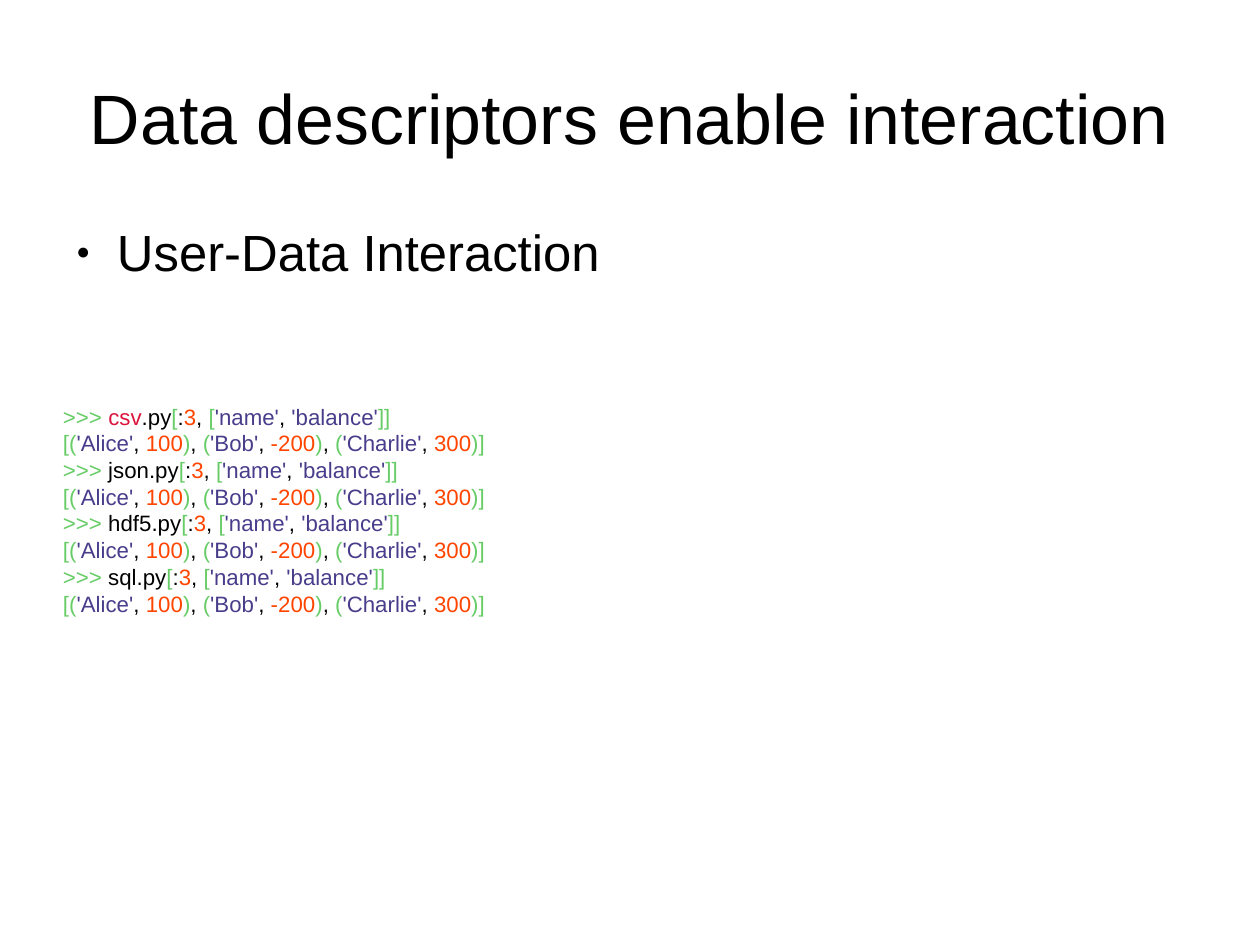
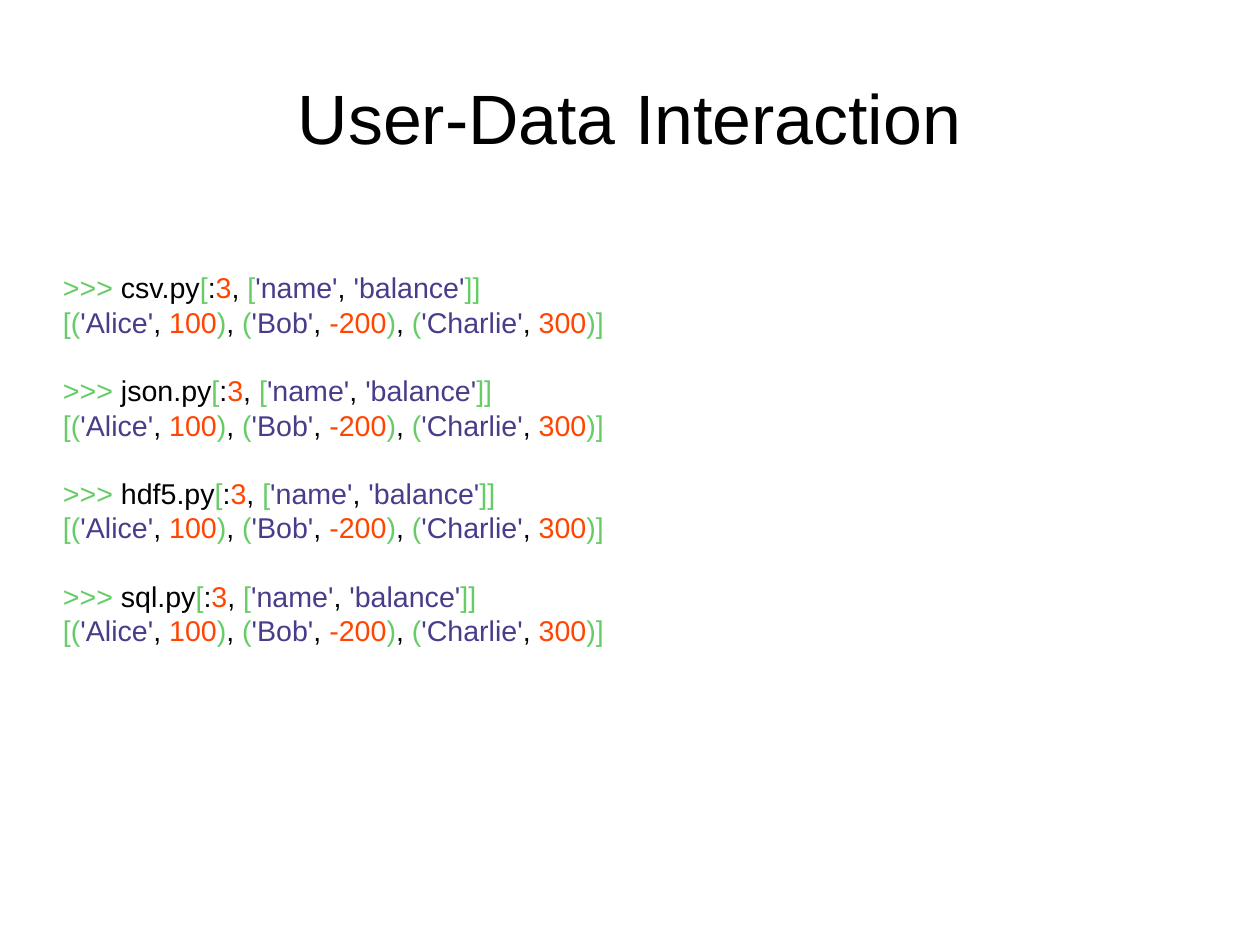
Before and after one commit to mrocklin/blaze-scipy-2014, a slide deck: slide 22 of SciPy2014Blaze.odp. Drawn at 1260x945 pixels with LibreOffice and Linux fonts; fonts in the diff are those of the drawing; background and template pictures are left out. Boxes give left, top, right and bottom in pixels: in the first picture for what was removed or moved away, otherwise in the second. Text is boxed around its words. In the diff, an @@ line names an element or a change of style, - is before the commit and + after.

Commit message:
More edits

```diff
--- a/SciPy2014Blaze.odp
+++ b/SciPy2014Blaze.odp
@@ title at box(298, 93, 961, 145): text changed @@
-Data descriptors enable interaction
+User-Data Interaction
@@ text at box(63, 277, 604, 647): text changed; size 14 to 18 pt @@
-● User-Data Interaction
->>> csv.py[:3, ['name', 'balance']]
-[('Alice', 100), ('Bob', -200), ('Charlie', 300)]
->>> json.py[:3, ['name', 'balance']]
-[('Alice', 100), ('Bob', -200), ('Charlie', 300)]
->>> hdf5.py[:3, ['name', 'balance']]
-[('Alice', 100), ('Bob', -200), ('Charlie', 300)]
->>> sql.py[:3, ['name', 'balance']]
-[('Alice', 100), ('Bob', -200), ('Charlie', 300)]
+>>> csv.py[:3, ['name', 'balance']]
+[('Alice', 100), ('Bob', -200), ('Charlie', 300)]
+>>> json.py[:3, ['name', 'balance']]
+[('Alice', 100), ('Bob', -200), ('Charlie', 300)]
+>>> hdf5.py[:3, ['name', 'balance']]
+[('Alice', 100), ('Bob', -200), ('Charlie', 300)]
+>>> sql.py[:3, ['name', 'balance']]
+[('Alice', 100), ('Bob', -200), ('Charlie', 300)]
```
Also in this commit, not shown: 8 other slides changed.
